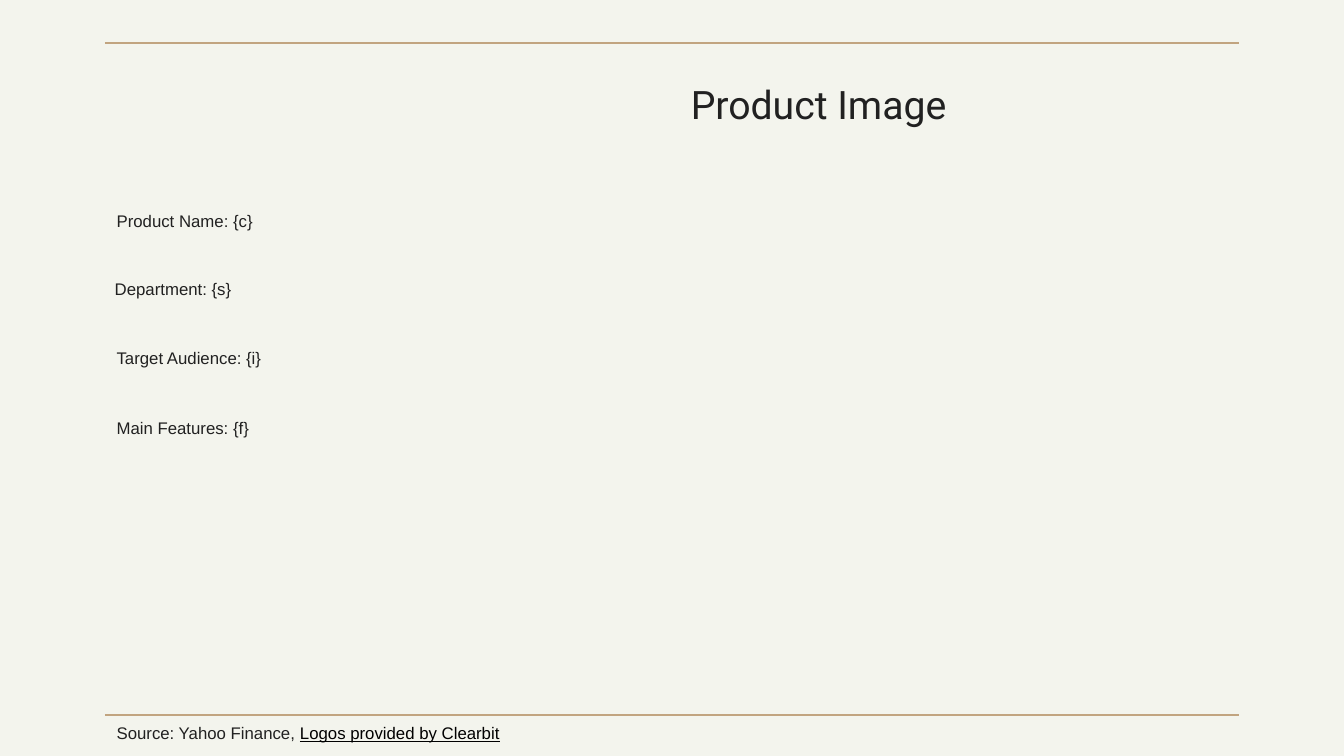
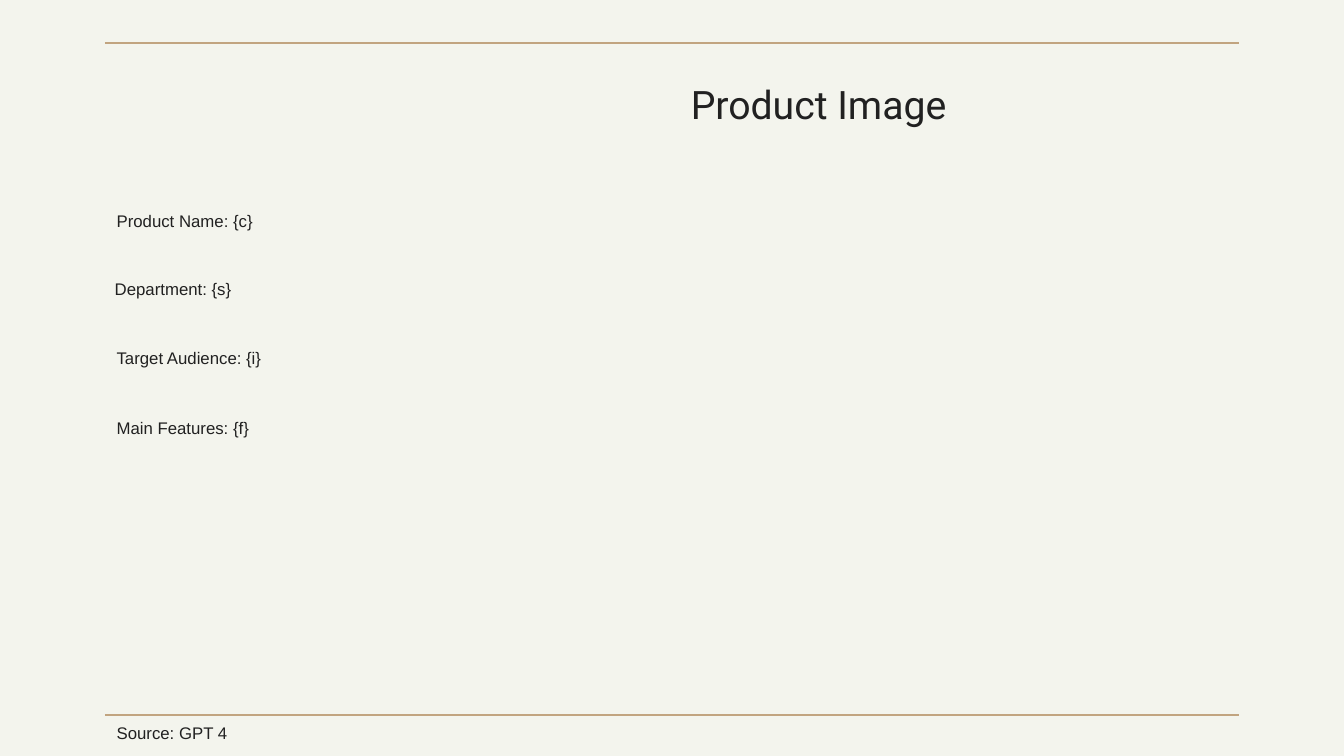
Before and after one commit to guimarczewski/GUILHERME_MARCZEWSKI_DDF_DATAANALYST_112023, a slide deck: slide 2 of streamlit_presentation/template.pptx. Drawn at 1344x756 pixels with LibreOffice and Linux fonts; fonts in the diff are those of the drawing. Boxes give left, top, right and bottom in pixels: in the first picture for what was removed or moved away, otherwise in the second. Text is boxed around its words. In the diff, an @@ line names an element or a change of style, - is before the commit and + after.

Commit message:
update template

```diff
--- a/streamlit_presentation/template.pptx
+++ b/streamlit_presentation/template.pptx
@@ text removed at [117, 727, 500, 743] @@
-Source: Yahoo Finance, Logos provided by Clearbit
@@ text added at [117, 727, 227, 739], 12 pt, text #212121 @@
+Source: GPT 4
```
